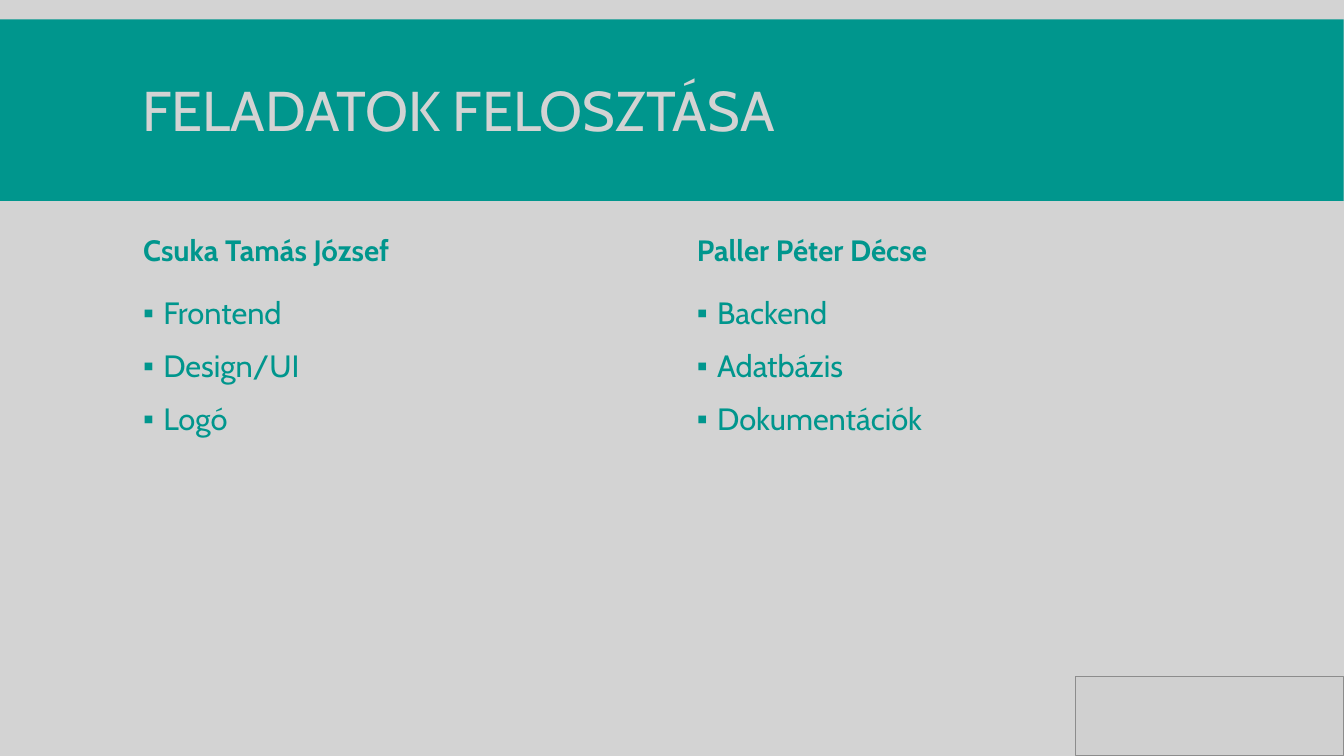
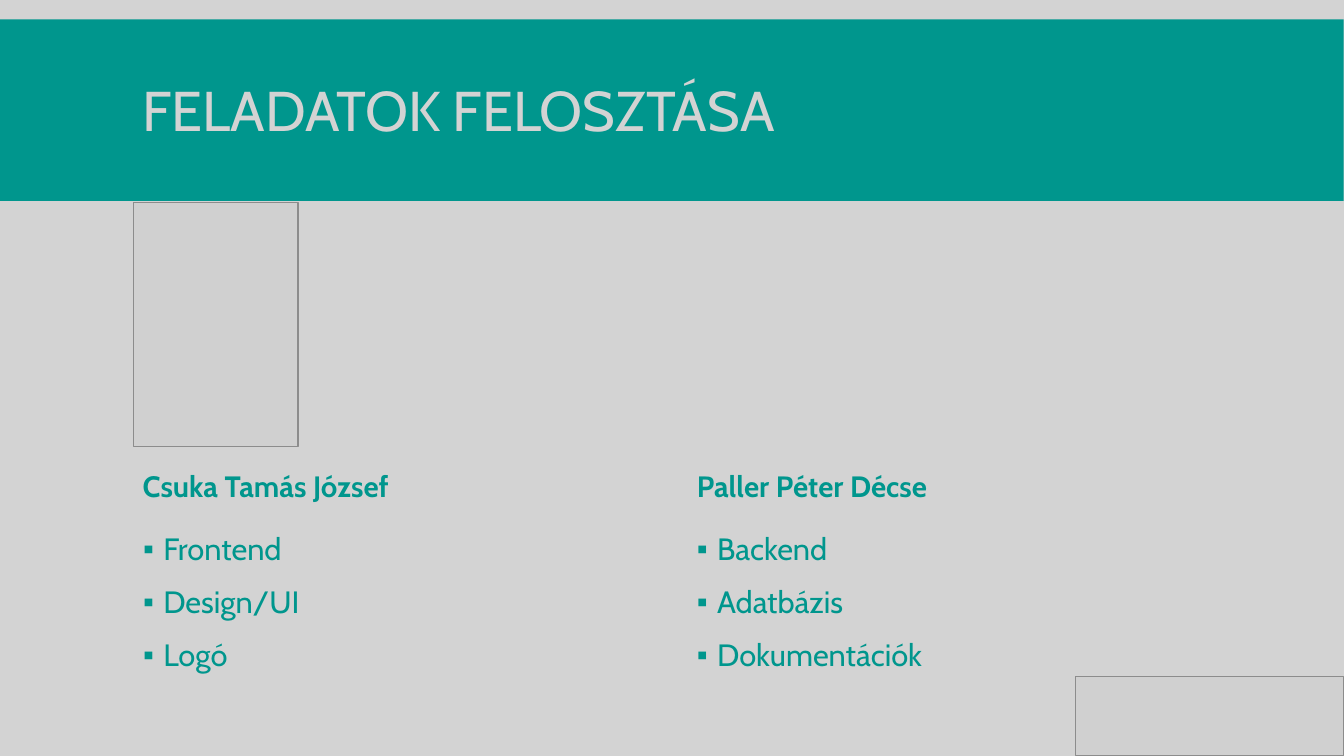
Before and after one commit to Decse1/13_S1_7_vizsgaremek, a slide deck: slide 6 of szerkesztendo_dokumentumok/prezentacio_REKA.pptx (slide 7 before the commit). Drawn at 1344x756 pixels with LibreOffice and Linux fonts; fonts in the diff are those of the drawing; grey boxes stand for pictures. Boxes give left, top, right and bottom in pixels: in the first picture for what was removed or moved away, otherwise in the second. Text is boxed around its words. In the diff, an @@ line names an element or a change of style, - is before the commit and + after.

```diff
--- a/szerkesztendo_dokumentumok/prezentacio_REKA.pptx
+++ b/szerkesztendo_dokumentumok/prezentacio_REKA.pptx
@@ picture added at (133, 203, 298, 447) @@
@@ text "Csuka Tamás József": place and size @@
-text "Csuka Tamás József" at (143, 239, 390, 266)
+text "Csuka Tamás József" at (143, 475, 389, 502)
@@ text "Paller Péter Décse": place and size @@
-text "Paller Péter Décse" at (697, 239, 927, 262)
+text "Paller Péter Décse" at (697, 475, 927, 498)
@@ text "Frontend": place and size @@
-text "Frontend" at (163, 301, 299, 436)
+text "Frontend" at (163, 537, 299, 673)
@@ text "Backend": place and size @@
-text "Backend" at (717, 301, 922, 431)
+text "Backend" at (717, 537, 922, 667)
```
Also in this commit, not shown: 7 other slides changed, 2 slides added, 1 slide removed.
